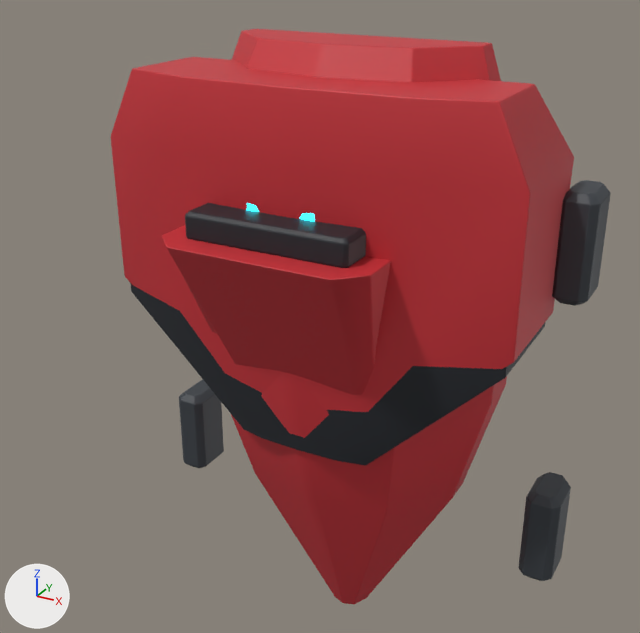
The FBX model Assets/Resources/ClamshellMeshes/ThighBack_Set01_Ironclad.fbx, before and after one commit.
Before and after are seen from a 50 mm camera at (0.426, -0.874, 0.469) aimed at (0.002, -0.102, 0.083). Lighting does not change. The marker at lower left points along +X, +Y and +Z. The first picture is the older version. Where no turn or scale is listed for an object, it has been applied to the vertices.

Objects in the first picture: 'ThighBack_Set01_Ironclad'.
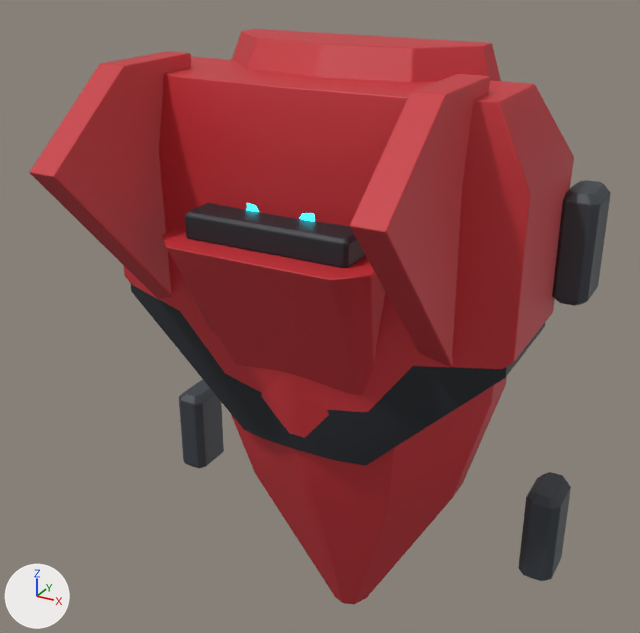
Boxes [x1, y1, x2, y2] around the edits, measured in the pictures (640 x 633 px):
'ThighBack_Set01_Ironclad', reshaped (16% wider)
    before: [111, 29, 611, 604]
    after: [29, 29, 611, 604]
part 1 of me_thighback_set01_ironclad_001, added (red)
    after: [29, 51, 191, 299]
part 2 of me_thighback_set01_ironclad_001, added (red)
    after: [350, 74, 490, 368]

What the commit changed:
me_thighback_set01_ironclad_001 is used by ob_thighback_set01_ironclad; location (0.0, 0.0, 0.0).
me_thighback_set01_ironclad_001 had 1836 vertices, 1772 faces and spanned x -0.265..0.265, y -0.242..0.03, z -0.365..0.365.
me_thighback_set01_ironclad_001 now has 1988 vertices, 1920 faces and spans x -0.265..0.265, y -0.319..0.03, z -0.365..0.365.
me_thighback_set01_ironclad_001 part 1: a new loose piece of 76 vertices spanning x -0.175..-0.145, y -0.319..-0.11, z 0.058..0.35, in mat_shell (red #c83038).
me_thighback_set01_ironclad_001 part 2: a new loose piece of 76 vertices spanning x 0.145..0.175, y -0.319..-0.11, z 0.058..0.35, in mat_shell (red #c83038).
